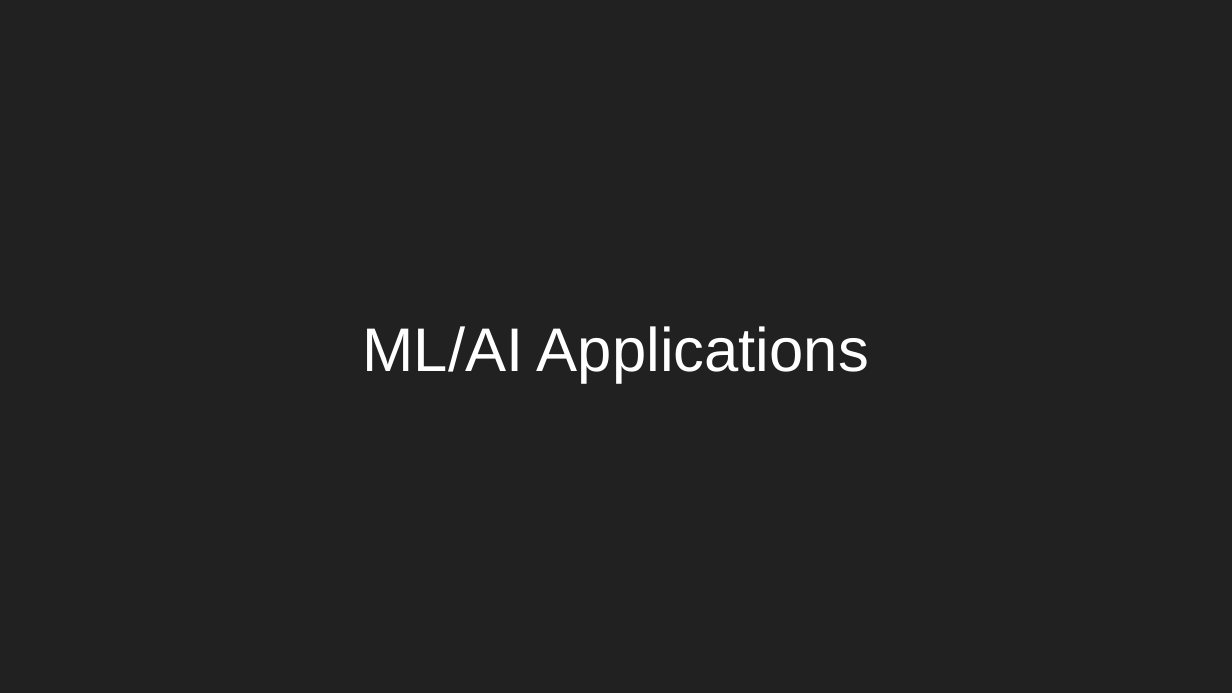
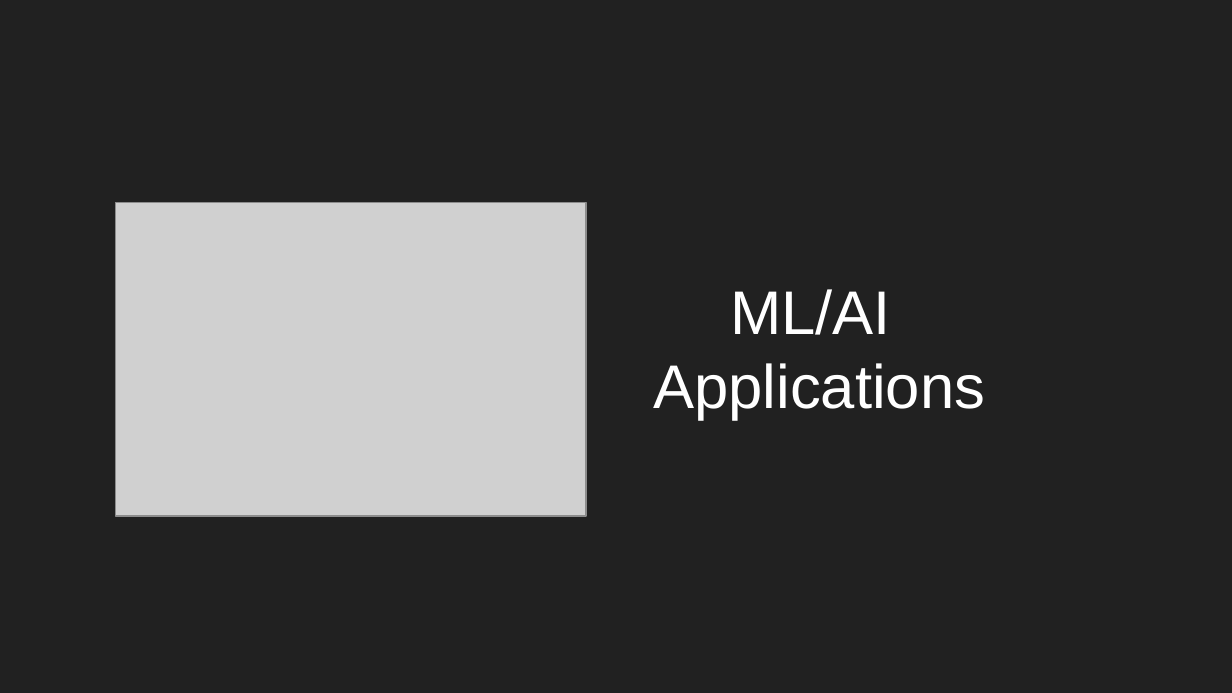
Before and after one commit to dorairajsanjay/vellore_tech_AI_ML_presentation_Feb2020, a slide deck: slide 20 of vit_ml_ai_core_principles_applications.pptx (slide 14 before the commit). Drawn at 1232x693 pixels with LibreOffice and Linux fonts; fonts in the diff are those of the drawing; grey boxes stand for pictures. Boxes give left, top, right and bottom in pixels: in the first picture for what was removed or moved away, otherwise in the second. Text is boxed around its words. In the diff, an @@ line names an element or a change of style, - is before the commit and + after.

```diff
--- a/vit_ml_ai_core_principles_applications.pptx
+++ b/vit_ml_ai_core_principles_applications.pptx
@@ picture added at (116,203,586,516) @@
@@ title "ML/AI Applications" rewrapped from (363,326,869,382) to (653,289,985,419) @@
```
Also in this commit, not shown: 6 other slides changed, 14 slides added, 4 slides removed.
